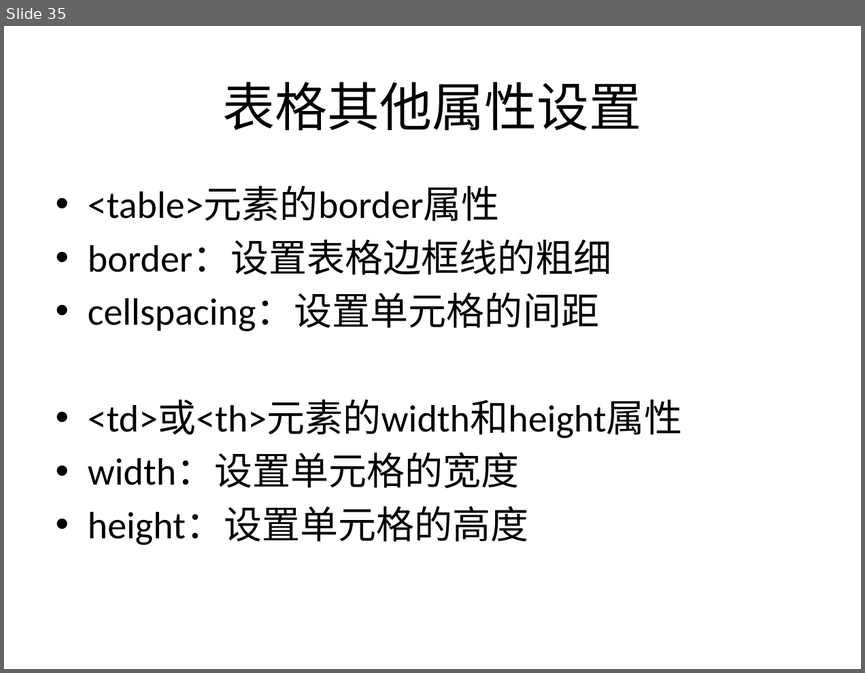
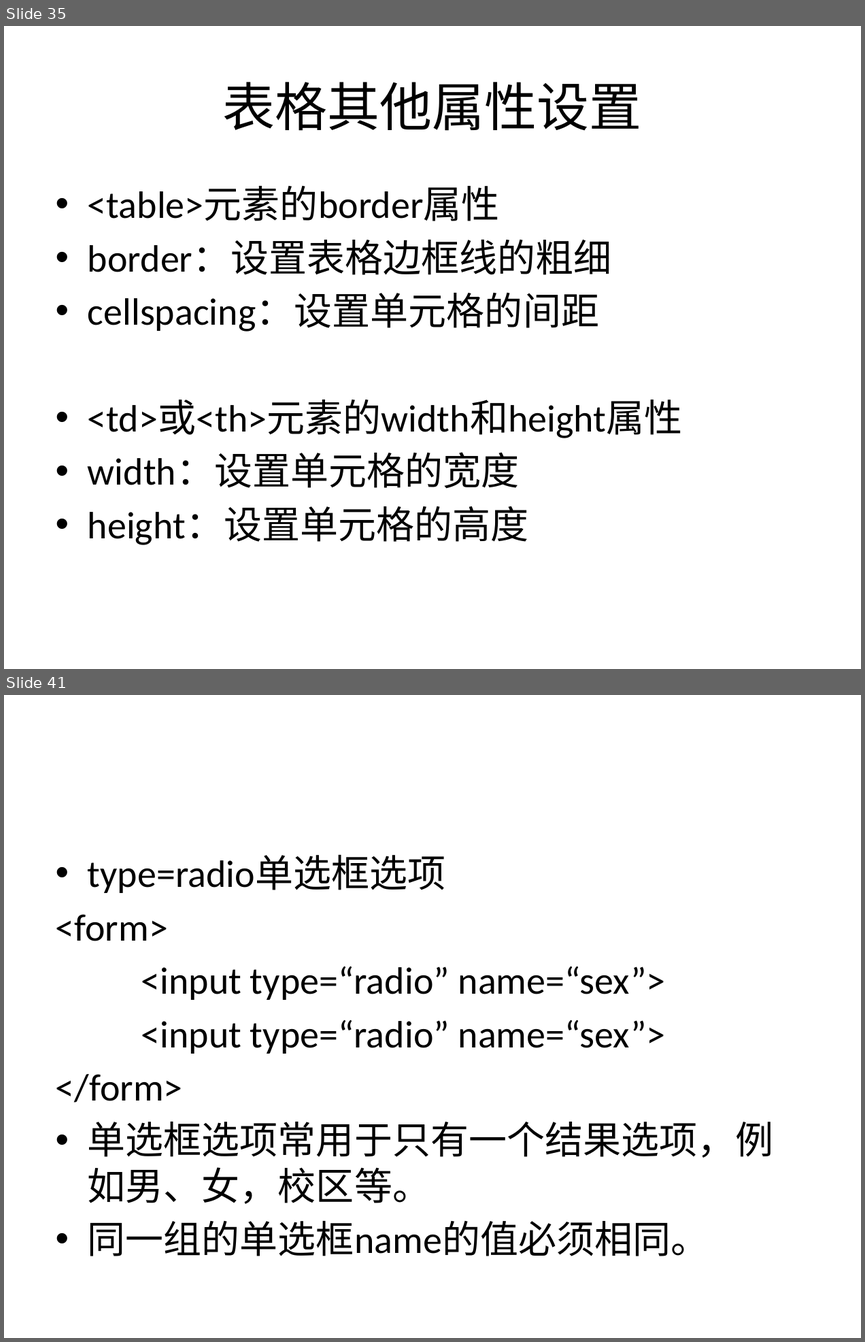
Before and after one commit to sans123wx/class, a slide deck: 网页设计与制作/html元素.pptx. Shown one above the other, each under a label of ours: slide 35 before the commit, slides 35 and 41 after it; the slides between them are not shown. The pictures are 865x673 and 865x1342 pixels, drawn with LibreOffice and Linux fonts; fonts in the diff are those of the drawing. Boxes give left, top, right and bottom in pixels: in the first picture for what was removed or moved away, otherwise in the second. Text is boxed around its words. In the diff, an @@ line names an element or a change of style, - is before the commit and + after.

```diff
--- a/网页设计与制作/html元素.pptx
+++ b/网页设计与制作/html元素.pptx
@@ slide 41 added at [4, 695, 861, 1338], background #FFFFFF @@
@@ text added at [56, 855, 773, 1256], 32 pt, text #000000 @@
+• type=radio单选框选项
+<form>
+<input type=“radio” name=“sex”>
+<input type=“radio” name=“sex”>
+</form>
+• 单选框选项常用于只有一个结果选项，例如男、女，校区等。
+• 同一组的单选框name的值必须相同。
```
Also in this commit, not shown: 6 other slides added, 1 other file.
